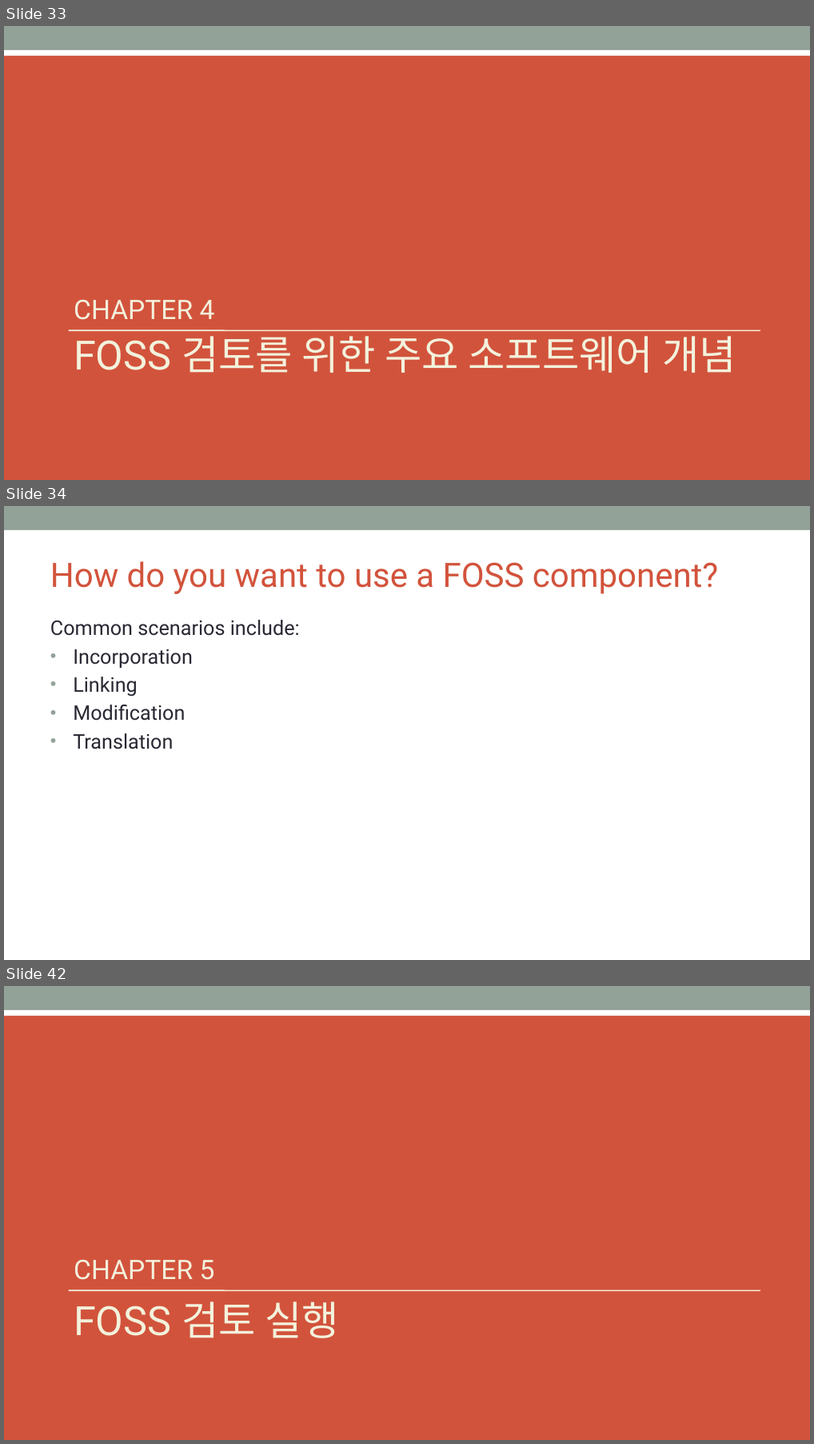
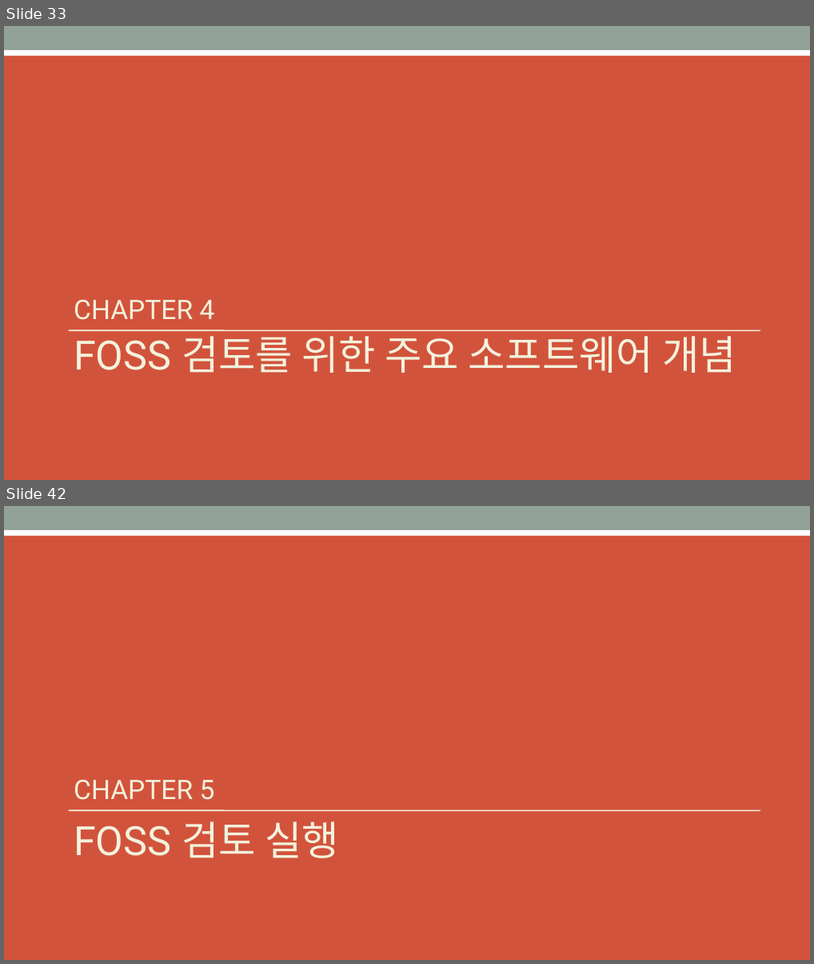
Before and after one commit to OpenChain-KWG/Curriculum-Translation-KR, a slide deck: target/slides/openchain-curriculum-for-1-1.pptx. Shown one above the other, each under a label of ours: slides 33, 34 and 42 before the commit, slides 33 and 42 after it; the slides between them are not shown. The pictures are 814x1444 and 814x964 pixels, drawn with LibreOffice and Linux fonts; fonts in the diff are those of the drawing; background and template pictures are left out. Boxes give left, top, right and bottom in pixels: in the first picture for what was removed or moved away, otherwise in the second. Text is boxed around its words. In the diff, an @@ line names an element or a change of style, - is before the commit and + after.

Commit message:
translation of chapter 4
translation of chapter 4 by haksung

```diff
--- a/target/slides/openchain-curriculum-for-1-1.pptx
+++ b/target/slides/openchain-curriculum-for-1-1.pptx
@@ slide 34 removed at bbox=[4, 506, 810, 960], background #FFFFFF; not listed: 1 template element that a slide beside it also shows @@
@@ title removed at bbox=[50, 561, 718, 594] @@
-How do you want to use a FOSS component?
@@ text removed at bbox=[50, 620, 300, 749] @@
-Common scenarios include:
-• Incorporation
-• Linking
-• Modification
-• Translation
```
Also in this commit, not shown: 8 slides added, 7 other slides removed, 6 other files.
